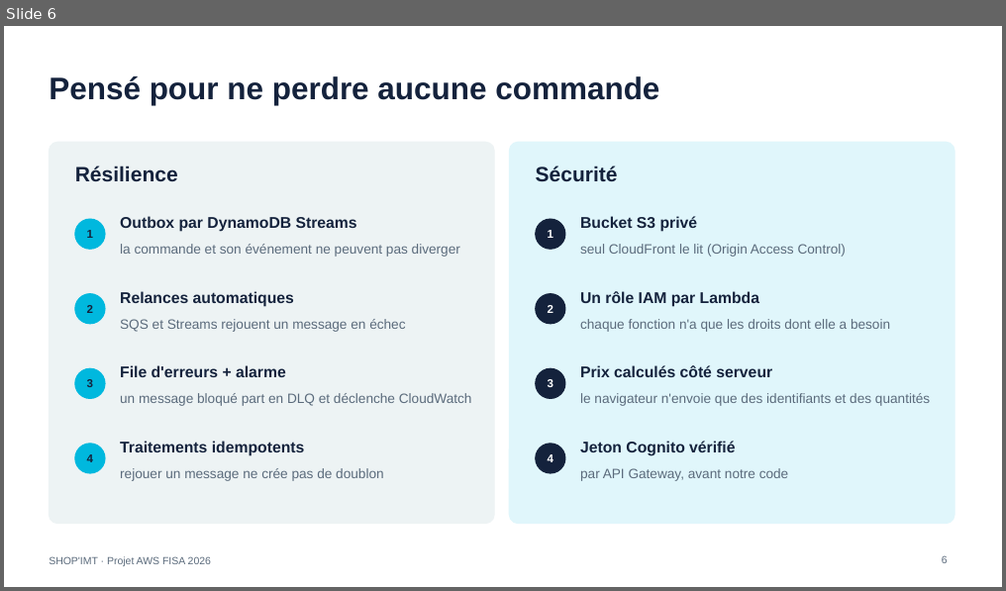
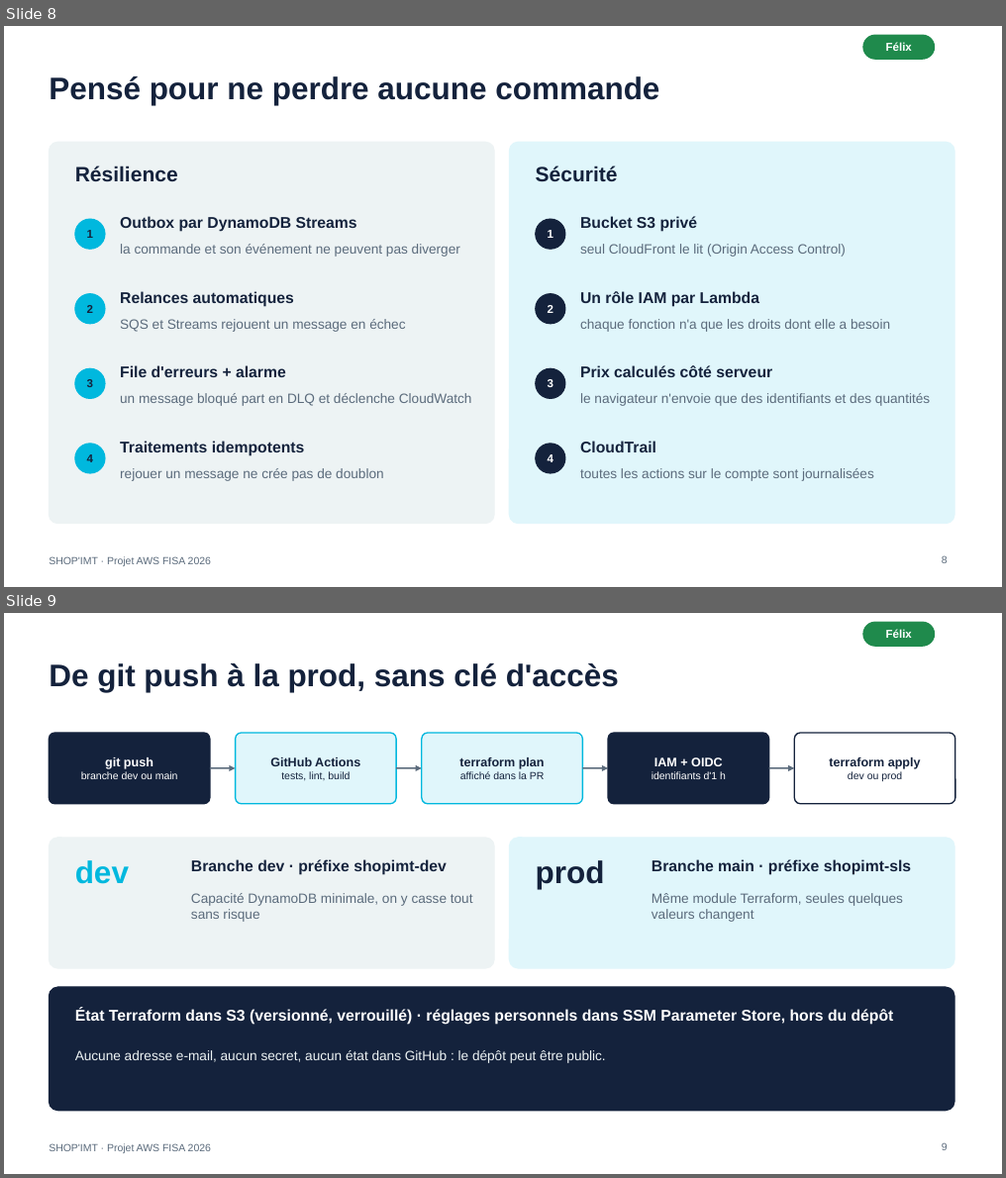
Before and after one commit to louizoom/shop-imt, a slide deck: docs/SHOP-IMT-presentation.pptx. Shown one above the other, each under a label of ours: slide 6 before the commit, slides 8 and 9 after it. The pictures are 1006x591 and 1006x1178 pixels, drawn with LibreOffice and Linux fonts; fonts in the diff are those of the drawing. Boxes give left, top, right and bottom in pixels: in the first picture for what was removed or moved away, otherwise in the second. Text is boxed around its words. In the diff, an @@ line names an element or a change of style, - is before the commit and + after.

```diff
--- a/docs/SHOP-IMT-presentation.pptx
+++ b/docs/SHOP-IMT-presentation.pptx
@@ slide 9 added at (4, 613, 1002, 1174), background #FFFFFF; not listed: 1 template element that a slide beside it also shows @@
@@ rounded rectangle added at (863, 622, 935, 646), fill #1F8A4C, outline #1F8A4C 1 pt @@
@@ text added at (886, 629, 912, 638), 11 pt, text #FFFFFF, bold @@
+Félix
@@ title added at (49, 663, 619, 692), 30 pt, text #14223C, bold @@
+De git push à la prod, sans clé d'accès
@@ rounded rectangle added at (49, 733, 210, 804), fill #14223C, outline #14223C 1.25 pt @@
@@ text added at (81, 757, 178, 779), 10 pt, text #FFFFFF @@
+git push
+branche dev ou main
@@ rounded rectangle added at (236, 733, 396, 804), fill #E0F6FB, outline #00B8DE 1.25 pt @@
@@ text added at (270, 758, 360, 781), 10 pt, text #14223C @@
+GitHub Actions
+tests, lint, build
@@ rounded rectangle added at (422, 733, 583, 804), fill #E0F6FB, outline #00B8DE 1.25 pt @@
@@ text added at (459, 758, 545, 779), 10 pt, text #14223C @@
+terraform plan
+affiché dans la PR
@@ rounded rectangle added at (608, 733, 769, 804), fill #14223C, outline #14223C 1.25 pt @@
@@ text added at (651, 758, 726, 779), 10 pt, text #FFFFFF @@
+IAM + OIDC
+identifiants d'1 h
@@ rounded rectangle added at (795, 733, 955, 804), fill #FFFFFF, outline #14223C 1.25 pt @@
@@ text added at (829, 758, 921, 781), 12 pt, text #14223C, bold @@
+terraform apply
+dev ou prod
@@ arrow added from (210, 768) to (236, 768), #5B6B7C 1.5 pt @@
@@ arrow added from (396, 768) to (422, 768), #5B6B7C 1.5 pt @@
@@ arrow added from (583, 768) to (608, 768), #5B6B7C 1.5 pt @@
@@ arrow added from (769, 768) to (795, 768), #5B6B7C 1.5 pt @@
@@ rounded rectangle added at (49, 838, 494, 968), fill #EDF3F4, outline #EDF3F4 1 pt @@
@@ rounded rectangle added at (509, 838, 954, 968), fill #E0F6FB, outline #E0F6FB 1 pt @@
@@ text added at (75, 861, 129, 884), 30 pt, text #00B8DE, bold @@
+dev
@@ text added at (191, 860, 447, 875), 15 pt, text #14223C, bold @@
+Branche dev · préfixe shopimt-dev
@@ text added at (536, 861, 605, 889), 30 pt, text #14223C, bold @@
+prod
@@ text added at (651, 860, 911, 875), 15 pt, text #14223C, bold @@
+Branche main · préfixe shopimt-sls
@@ text added at (191, 893, 473, 922), 13 pt, text #5B6B7C @@
+Capacité DynamoDB minimale, on y casse tout sans risque
@@ text added at (651, 893, 903, 922), 13 pt, text #5B6B7C @@
+Même module Terraform, seules quelques valeurs changent
@@ rounded rectangle added at (49, 987, 954, 1111), fill #14223C, outline #14223C 1 pt @@
@@ text added at (75, 1008, 894, 1025), 15 pt, text #FFFFFF, bold @@
+État Terraform dans S3 (versionné, verrouillé) · réglages personnels dans SSM Parameter Store, hors du dépôt
@@ text added at (75, 1051, 605, 1063), 13 pt, text #EDF3F4 @@
+Aucune adresse e-mail, aucun secret, aucun état dans GitHub : le dépôt peut être public.
@@ page number added at (942, 1144, 947, 1151), 10 pt, text #5B6B7C @@
+9
@@ what was slide 6 is now slide 8 @@
@@ slide 8 changed as well @@
@@ rounded rectangle added at (863, 35, 935, 59), fill #1F8A4C, outline #1F8A4C 1 pt @@
@@ text added at (886, 42, 912, 51), 11 pt, text #FFFFFF, bold @@
+Félix
@@ text at (580, 441, 656, 453): text changed @@
-Jeton Cognito vérifié
+CloudTrail
@@ text at (580, 469, 874, 481): text changed @@
-par API Gateway, avant notre code
+toutes les actions sur le compte sont journalisées
```
Also in this commit, not shown: 6 other slides changed, 3 other slides added, 1 slide removed, 1 other file.
